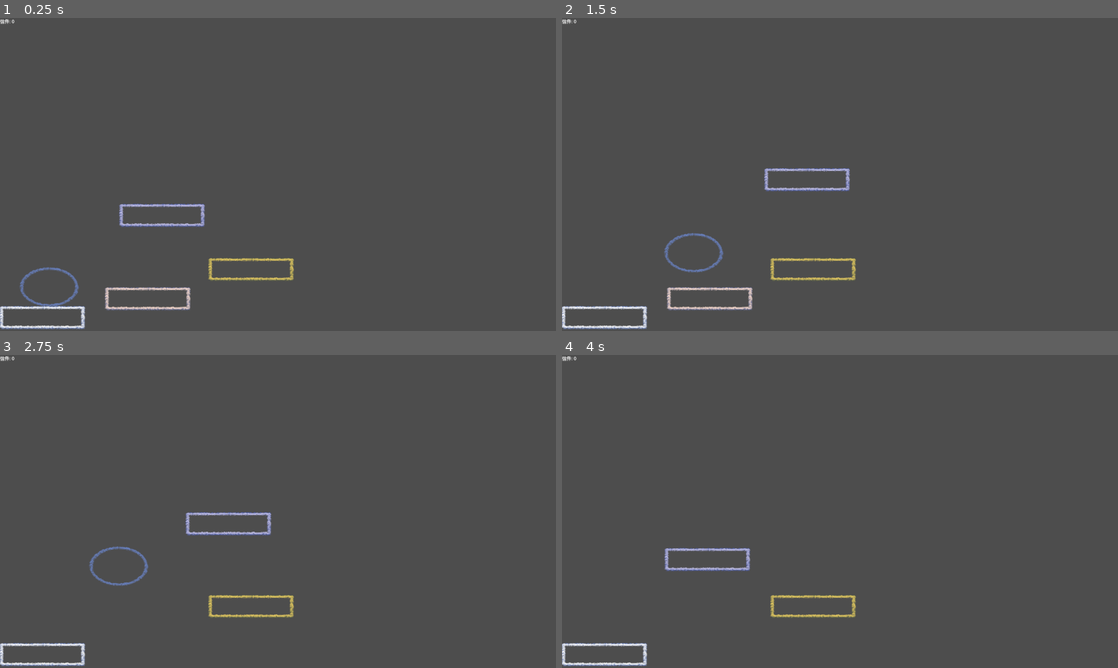
Above: before the commit, frames 1-4 (two rows, left to right).
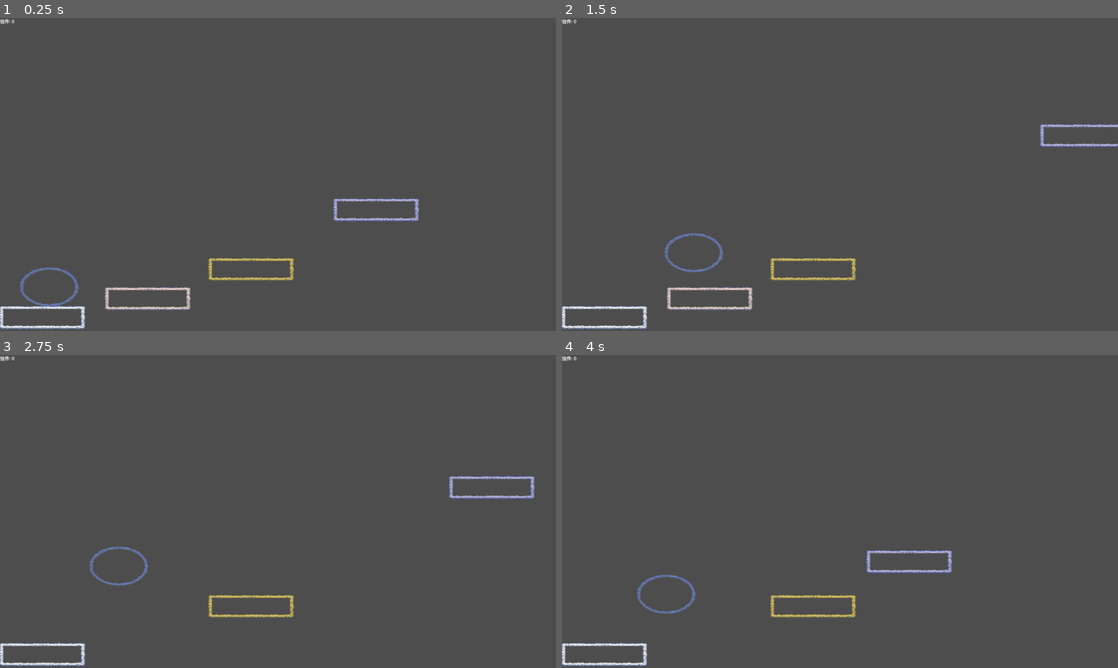
Above: after the commit, the same moments.

Repository: KuthorX/find-the-singer
Game: Godot game, scene res://basic_scene.tscn
The game is run twice, just before and just after one commit, with the same random seed, the same clock (stepped at 60 frames per second) and the same inputs.
Inputs:
- Up to frame 1 (0.25 s): no input
- Up to frame 2 (1.5 s): tap Enter (ui_accept) at 0.5, 0.6, 0.77, 1.07, 1.35 s; hold Right (ui_right) from 0.53 s (still down)
- Up to frame 3 (2.75 s): tap Enter (ui_accept) at 1.52, 1.82, 2.1 s; release Right (ui_right) at 2.03 s; hold Left (ui_left) from 2.03 s (still down)
- Up to frame 4 (4 s): release Left (ui_left) at 2.78 s; hold Right (ui_right) from 2.78 s (still down); tap Enter (ui_accept) at 2.85, 3.02, 3.32, 3.6, 3.77 s

The runs differ from the first frame. In frame 1, 0.8% of the frame differs, in the area x 21-76%, y 57-67%; in frame 2, 0.7%; in frame 3, 0.8%; in frame 4, 1.0%, in the area x 13-71%, y 61-83%.

Commit message:
feat: CheckPoint & WorldBoundary

Diff:
--- a/basic_scene.tscn
+++ b/basic_scene.tscn
@@ -6,6 +6,7 @@
 [ext_resource type="Script" uid="uid://c3vq4ujdi8iu2" path="res://scripts/FragileFloor.gd" id="6_5f4ac"]
 [ext_resource type="Script" uid="uid://wwij6i6vhrtm" path="res://scripts/MoveableFloor.gd" id="7_cxlks"]
 [ext_resource type="Script" uid="uid://da82rbkomc52u" path="res://scripts/GameState.gd" id="7_k5p4p"]
+[ext_resource type="Script" uid="uid://bi13ylbad4fyg" path="res://scripts/WorldBoundary.gd" id="8_2b24p"]
 [ext_resource type="Script" uid="uid://cr77jdmq78p1b" path="res://scripts/GUI_LetterBonus.gd" id="8_brn83"]
 
 [sub_resource type="CapsuleShape2D" id="CapsuleShape2D_cxlks"]
@@ -29,6 +30,9 @@
 
 [sub_resource type="RectangleShape2D" id="RectangleShape2D_r6pda"]
 size = Vector2(277, 68)
+
+[sub_resource type="RectangleShape2D" id="RectangleShape2D_c87ny"]
+size = Vector2(3615, 87)
 
 [node name="Node2D" type="Node2D"]
 
@@ -112,7 +116,7 @@
 wait_time = 3.0
 
 [node name="MoveableFloor" type="StaticBody2D" parent="."]
-position = Vector2(500, 707)
+position = Vector2(1197, 715)
 constant_linear_velocity = Vector2(0, 50)
 script = ExtResource("7_cxlks")
 
@@ -127,7 +131,7 @@
 [node name="StartPoint" type="Marker2D" parent="MoveableFloor"]
 
 [node name="EndPoint" type="Marker2D" parent="MoveableFloor"]
-position = Vector2(459, -197)
+position = Vector2(799, -410)
 
 [node name="Area2D" type="Area2D" parent="MoveableFloor"]
 
@@ -135,8 +139,17 @@
 position = Vector2(1.5, -2)
 shape = SubResource("RectangleShape2D_r6pda")
 
+[node name="WorldBoundary" type="Area2D" parent="."]
+position = Vector2(19, 1139)
+script = ExtResource("8_2b24p")
+
+[node name="CollisionShape2D" type="CollisionShape2D" parent="WorldBoundary"]
+position = Vector2(1725.5, 33.5)
+shape = SubResource("RectangleShape2D_c87ny")
+
 [connection signal="body_entered" from="FragileFloor" to="FragileFloor" method="_on_body_entered"]
 [connection signal="timeout" from="FragileFloor/DisappearTimer" to="FragileFloor" method="_on_disappear_timer_timeout"]
 [connection signal="timeout" from="FragileFloor/AppearTimer" to="FragileFloor" method="_on_appear_timer_timeout"]
 [connection signal="body_entered" from="MoveableFloor/Area2D" to="MoveableFloor" method="_on_area_2d_body_entered"]
 [connection signal="body_exited" from="MoveableFloor/Area2D" to="MoveableFloor" method="_on_area_2d_body_exited"]
+[connection signal="body_entered" from="WorldBoundary" to="WorldBoundary" method="_on_body_entered"]
--- a/scripts/LetterBonus.gd
+++ b/scripts/LetterBonus.gd
@@ -1,18 +1 @@
-extends RigidBody2D
-
-# 注意：需要将此节点添加到"letter_bonus"组中
-# 需要将body_entered信号连接到_on_body_entered函数
-
-func _ready():
-	# 确保物理处理正常工作
-	contact_monitor = true
-	max_contacts_reported = 4
-
-func _on_body_entered(body):
-	if body.is_in_group("player"):
-		# 更新GameState中的计数器
-		var game_state = get_node("/root/GameState")
-		game_state.collect_letter_bonus()
-
-		# 信件消失
-		queue_free()
+extends Area2D
--- a/scripts/Player.gd
+++ b/scripts/Player.gd
@@ -5,9 +5,13 @@
 @export var JUMP_VELOCITY = -400.0
 
 var has_jump_before_on_floor = false
+var checkpoint_pos = Vector2.ZERO
 
 # Get the gravity from the project settings to be synced with RigidBody nodes.
 var gravity = ProjectSettings.get_setting("physics/2d/default_gravity")
+
+func _ready() -> void:
+	checkpoint_pos = position
 
 func is_player():
 	pass
@@ -15,7 +19,6 @@
 func _physics_process(delta):
 	# Add the gravity.
 	if not is_on_floor():
-		print("not is_on_floor")
 		velocity.y += gravity * delta
 
 	if is_on_floor():
@@ -23,7 +26,6 @@
 
 	# Handle jump.
 	if Input.is_action_just_pressed("ui_accept") and not has_jump_before_on_floor:
-		print("is_on_floor and jump")
 		velocity.y = JUMP_VELOCITY
 		has_jump_before_on_floor = true
 
@@ -35,7 +37,6 @@
 		current_speed = ACCEL_SPEED
 
 	if direction:
-		print("direction hit")
 		velocity.x = direction * current_speed
 	else:
 		velocity.x = 0
@@ -46,3 +47,10 @@
 		var collision = get_slide_collision(i)
 		if "Groud" in collision.get_collider().name:
 			print("碰撞已发生")
+
+func move_to_checkpoint():
+	velocity = Vector2.ZERO
+	position = checkpoint_pos
+
+func save_checkpoint():
+	checkpoint_pos = position
--- /dev/null
+++ b/scripts/WorldBoundary.gd
@@ -0,0 +1,10 @@
+extends Area2D
+
+func _on_body_entered(body: Node2D) -> void:
+	print("in")
+	if body.has_method("is_player"):
+		if has_node("/root/GameState"):
+			var game_state: GameState = get_node("/root/GameState")
+			game_state.take_damage(1)
+		if body.has_method("move_to_checkpoint"):
+			body.move_to_checkpoint()
Not shown: 1 places in basic_scene.tscn that only renumber resources
Not shown, added: scripts/WorldBoundary.gd.uid
Not shown, changed: doc/玩法说明.md
